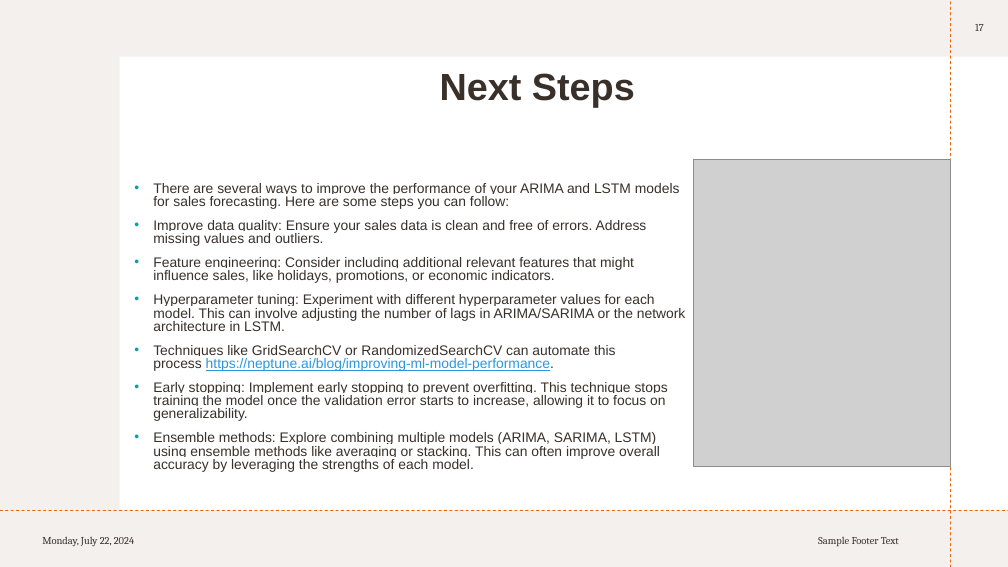
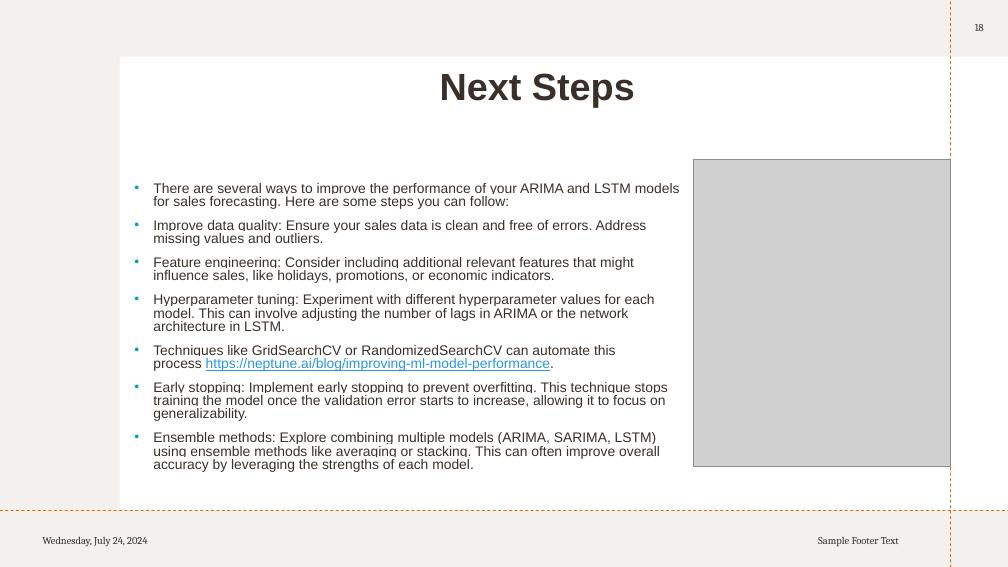
Before and after one commit to KarishmaFernandes/Forecasting-Future-Sales, a slide deck: slide 18 of sales Circly.pptx (slide 17 before the commit). Drawn at 1008x567 pixels with LibreOffice and Linux fonts; fonts in the diff are those of the drawing; grey boxes stand for pictures. Boxes give left, top, right and bottom in pixels: in the first picture for what was removed or moved away, otherwise in the second. Text is boxed around its words. In the diff, an @@ line names an element or a change of style, - is before the commit and + after.

```diff
--- a/sales Circly.pptx
+++ b/sales Circly.pptx
@@ page number at [975,24,984,31]: text changed @@
-17
+18
@@ text at [153,294,655,331]: text changed @@
-• Hyperparameter tuning: Experiment with different hyperparameter values for each model. This can involve adjusting the number of lags in ARIMA/SARIMA or the network architecture in LSTM.
+• Hyperparameter tuning: Experiment with different hyperparameter values for each model. This can involve adjusting the number of lags in ARIMA or the network architecture in LSTM.
@@ text at [42,536,147,547]: text changed @@
-Monday, July 22, 2024
+Wednesday, July 24, 2024
```
Also in this commit, not shown: 14 other slides changed, 3 slides added, 1 slide removed.
